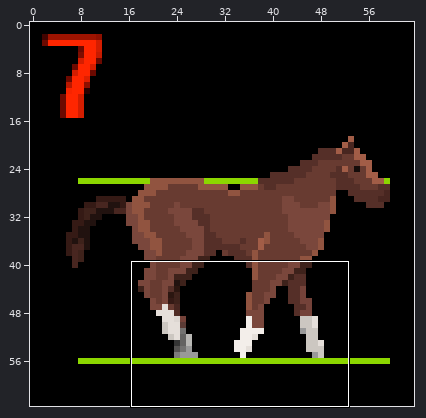
Pixel-art sprite: resources/horse_walk7.png. The first picture is a wide view before the edit; the outline marks the close-up.
Close-up. Earlier state:
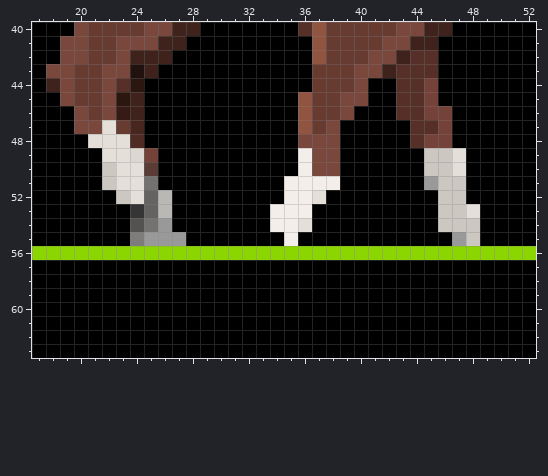
The file is 128x128 pixels, drawn in blocks of 2x2; one block is one cell here. Colours within 5 levels of each other are drawn and written as one. Shown: x 17..52, y 40..63.
After:
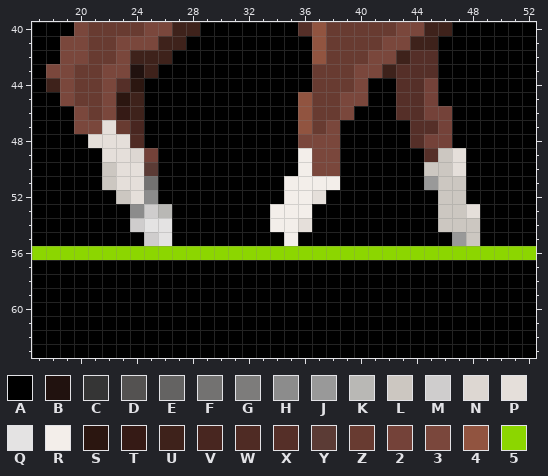
Palette (. is transparent): A #000000  B #21120f  C #353535  D #545251  E #646362  F #737271  G #7d7c7b  H #8c8c8c  J #999999  K #b9b8b5  L #ccc7c1  M #cfcdcd  N #ddd7d2  P #e5dfda  Q #e4e3e3  R #f3eeea  S #2b1610  T #351a15  U #3e221b  V #482620  W #4f2b24  X #552f28  Y #5b3b35  Z #683b31  2 #744239  3 #7a473c  4 #915440  5 #8cd600
From old to new:
Colour G becomes colour A in row 55 at x 24.
Colour J becomes colour A in row 55 at x 27.
Colour K becomes colour A in row 52 at x 26.
Colour C becomes colour H in row 53 at x 24.
Colour E becomes colour H in row 52 at x 25.
Colour D becomes colour M in row 54 at x 24.
Colour E becomes colour M in row 53 at x 25.
Colour J becomes colour M in row 55 at x 25.
Colour F becomes colour Q in row 54 at x 25.
Colour J becomes colour Q in rows 54 to 55 at x 26.
Colour L becomes colour X in row 49 at x 45.
Changed places in both close-ups, as pixel boxes (x1, y1, x2, y2):
changed: (424, 148, 438, 162)
changed: (130, 190, 186, 246)
